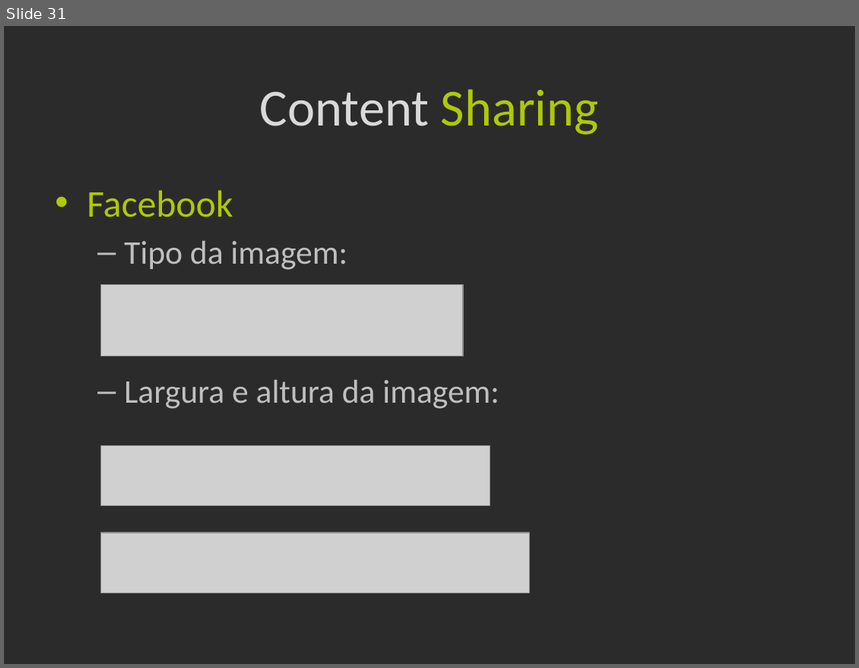
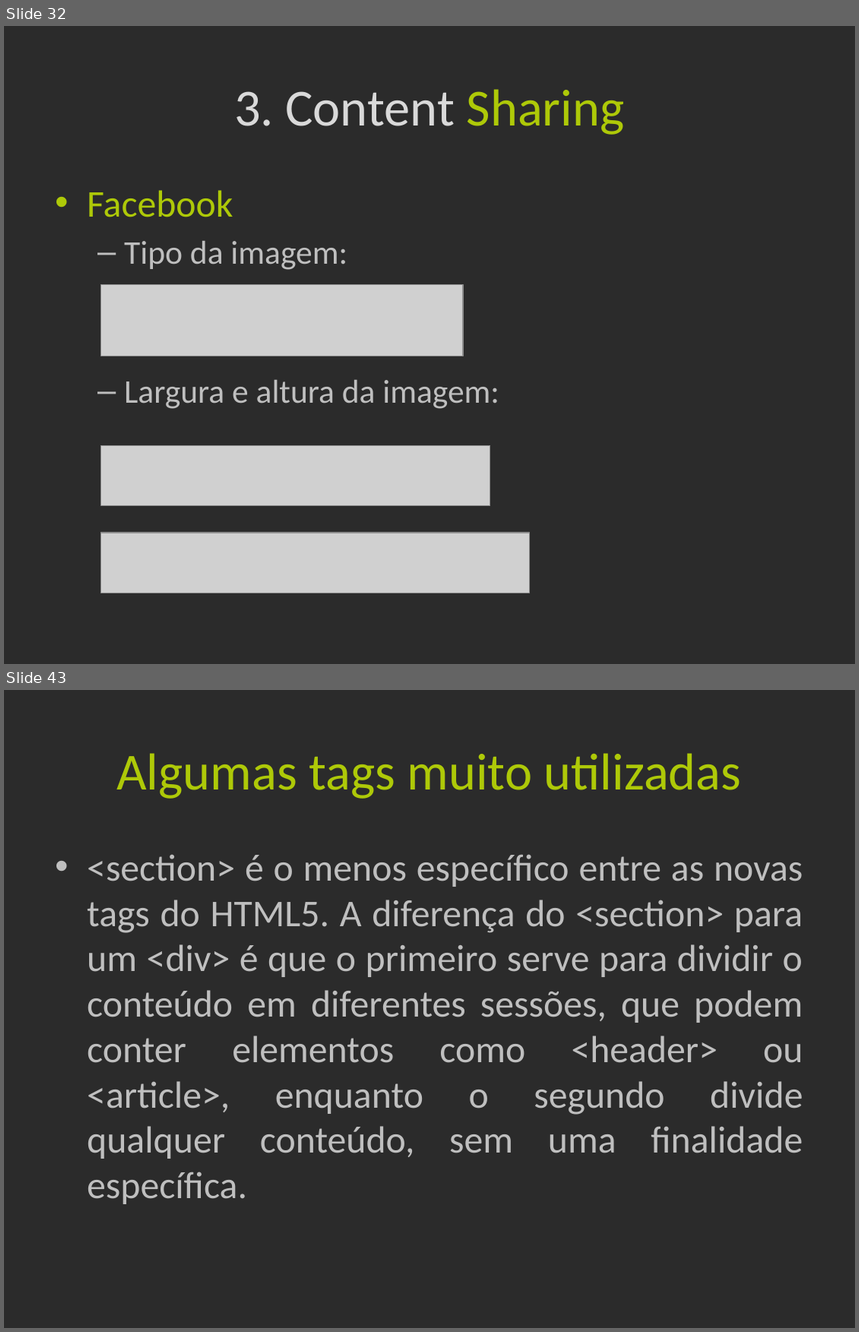
Before and after one commit to Frossard/HTML5-na-pratica, a slide deck: _Presentation/apresentacao.pptx. Shown one above the other, each under a label of ours: slide 31 before the commit, slides 32 and 43 after it; the slides between them are not shown. The pictures are 859x668 and 859x1332 pixels, drawn with LibreOffice and Linux fonts; fonts in the diff are those of the drawing; grey boxes stand for pictures; background and template pictures are left out; a plain dark background stands for a picture behind light text. Boxes give left, top, right and bottom in pixels: in the first picture for what was removed or moved away, otherwise in the second. Text is boxed around its words. In the diff, an @@ line names an element or a change of style, - is before the commit and + after.

```diff
--- a/_Presentation/apresentacao.pptx
+++ b/_Presentation/apresentacao.pptx
@@ slide 43 added at (4, 690, 855, 1328), background picture (left out) @@
@@ title added at (116, 753, 742, 799), 44 pt, text #AEC908 @@
+Algumas tags muito utilizadas
@@ text added at (87, 854, 803, 1205), 32 pt, text #BFBFBF @@
+• <section> é o menos específico entre as novas tags do HTML5. A diferença do <section> para um <div> é que o primeiro serve para dividir o conteúdo em diferentes sessões, que podem conter elementos como <header> ou <article>, enquanto o segundo divide qualquer conteúdo, sem uma finalidade específica.
@@ what was slide 31 is now slide 32 @@
@@ slide 32 changed as well @@
@@ title at (234, 89, 625, 135): text changed @@
-Content Sharing
+3. Content Sharing
```
Also in this commit, not shown: 7 other slides changed, 18 other slides added, 3 slides removed.
